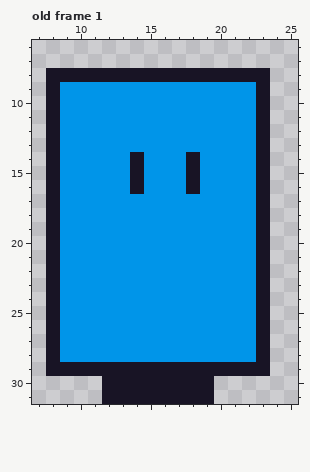
File history of a pixel-art file, assets/player.aseprite. Above is the file before it was changed.
32x32 pixels, 1 frame. Shown: old frame 1: x 7..25, y 6..31. The commit also changed other frames, which this record leaves out.
Now the later version:
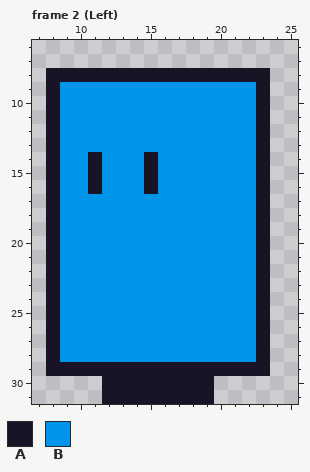
Palette (. is transparent): A #181425  B #0095e9
A new or re-ordered frame is compared with the old frame closest to it.
What changed:
frames 1 -> 3
Frame 2 (Left) is new; against old frame 1:
The edit turns colour B into colour A in rows 14 to 16 at x 11 and 15.
The edit turns colour A into colour B in rows 14 to 16 at x 14 and 18.
Where, in picture pixels (left, top, right, bottom), the same in both pictures:
changed: (88, 152, 200, 194)
